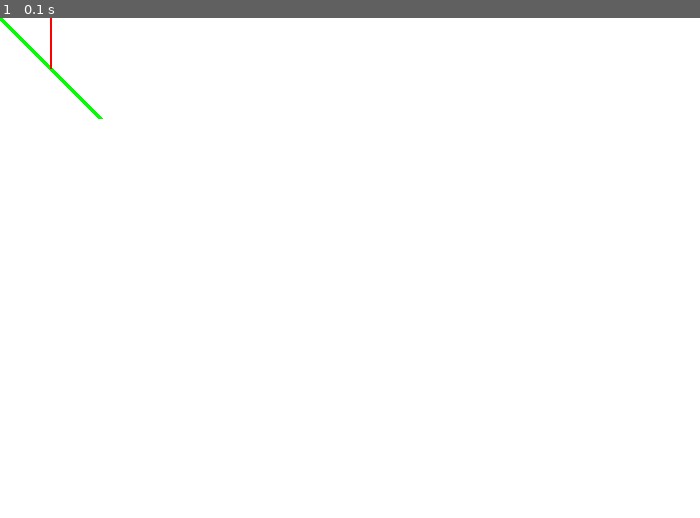
Above: before the commit, frame 1.
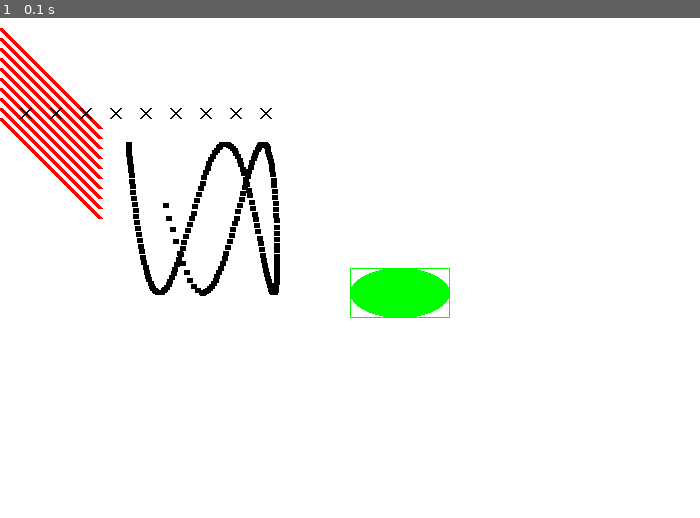
Above: after the commit, the same moment.

Repository: MCBoarder289/PythonArcadeGames
Game: pygame game, started from Chapter 5 - Graphics/scratchwork.py
The game is run twice, just before and just after one commit, with the same random seed, the same clock (stepped at 60 frames per second) and the same inputs.
Inputs:
- Up to frame 1 (0.1 s): no input

The runs differ from the first frame. In frame 1, 4.2% of the frame differs, in the area x 0-65%, y 0-60%.

Commit message:
Starting Chapter 5

Diff:
--- a/Chapter 5 - Graphics/scratchwork.py
+++ b/Chapter 5 - Graphics/scratchwork.py
@@ -1,6 +1,7 @@
 
 # Libraries
 import pygame
+import math
 
 # Initialize the game engine
 pygame.init()
@@ -54,8 +55,57 @@
 
     # ALL CODE TO DRAW SHOULD GO BELOW THIS COMMENT
     screen.fill(WHITE)
-    pygame.draw.line(screen, GREEN, [0, 0], [100, 100], 5)
-    pygame.draw.line(screen, RED, [50, 0], [50, 50], 2)
+    # radius = 100
+    # origin_x = 0
+    # origin_y = 100
+
+    """
+    pygame.draw.line(screen, GREEN, [0, 0], [100, 100], 1)
+    pygame.draw.line(screen, GREEN, [200, 0], [100, 100], 1)
+    pygame.draw.line(screen, GREEN, [100, 100], [200, 200], 1)
+    pygame.draw.line(screen, GREEN, [0, 200], [100, 100], 1)
+    pygame.draw.line(screen, GREEN, [100, 0], [100, 100], 1)
+    pygame.draw.line(screen, GREEN, [100, 100], [100, 200], 1)
+    pygame.draw.line(screen, GREEN, [0, 100], [100, 100], 1)
+    pygame.draw.line(screen, GREEN, [200, 100], [100, 100], 1)
+    # pygame.draw.line(screen, GREEN, [200, 0], [100, 100], 5)
+    """
+
+    # Draw on the screen several lines from (0, 10) to (100, 110)
+    # 5 pixels wide using a while loop
+    y_offset = 0
+    while y_offset < 100:
+        pygame.draw.line(screen, RED, [0, 10 + y_offset], [100, 110 + y_offset], 5)
+        y_offset = y_offset + 10
+
+    # Draw on the screen several lines from (0,10) to (100,110)
+    # 5 pixels wide using a for loop -- same as above but more concise
+    for y_offset in range(0, 100, 10):
+        pygame.draw.line(screen, RED, [0, 10 + y_offset], [100, 110 + y_offset], 5)
+
+    # For this code, make sure to have a line that says
+    # "import math" at the top of your program. Otherwise
+    # it won't know what math.sin is.
+
+    for i in range(200):
+        radians_x = i / 20
+        radians_y = i / 6
+
+        x = int(75 * math.sin(radians_x)) + 200
+        y = int(75 * math.cos(radians_y)) + 200
+
+        pygame.draw.line(screen, BLACK, [x, y], [x + 5, y], 5)
+
+    # Draw some X's
+    for x_offset in range(30, 300, 30):
+        pygame.draw.line(screen, BLACK, [x_offset, 100], [x_offset - 10, 90], 2)
+        pygame.draw.line(screen, BLACK, [x_offset, 90], [x_offset - 10, 100], 2)
+
+    # Draw Rectangles
+    pygame.draw.rect(screen, GREEN, [350, 250, 100, 50], 1)
+    pygame.draw.ellipse(screen, GREEN, [350, 250, 100, 50], 0)
+
+
     # ALL CODE TO DRAW SHOULD BE ABOVE THIS COMMENT
     pygame.display.flip()
     # Limit to 20 frames per second
